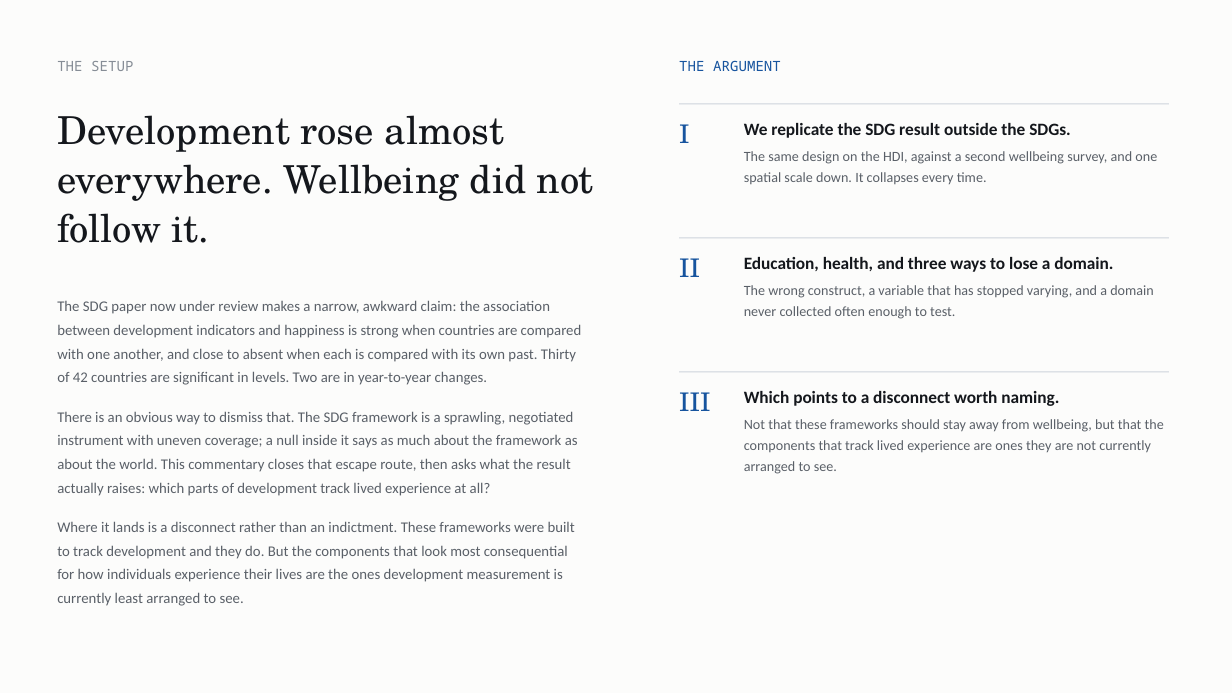
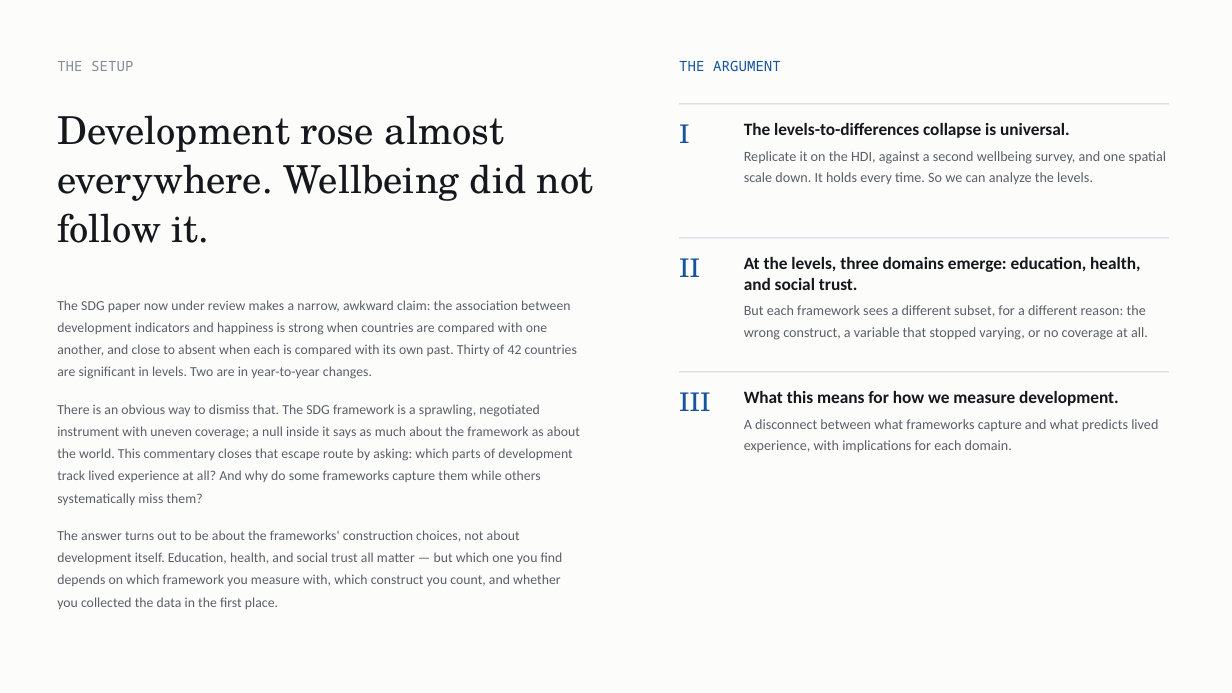
Before and after one commit to cwejnert/HDI-Happiness, a slide deck: slide 2 of deck/Measured_Where_It_Varies.pptx. Drawn at 1232x693 pixels with LibreOffice and Linux fonts; fonts in the diff are those of the drawing. Boxes give left, top, right and bottom in pixels: in the first picture for what was removed or moved away, otherwise in the second. Text is boxed around its words. In the diff, an @@ line names an element or a change of style, - is before the commit and + after.

```diff
--- a/deck/Measured_Where_It_Varies.pptx
+++ b/deck/Measured_Where_It_Varies.pptx
@@ text at [744, 123, 1167, 185]: text changed @@
-We replicate the SDG result outside the SDGs.
-The same design on the HDI, against a second wellbeing survey, and one spatial scale down. It collapses every time.
+The levels-to-differences collapse is universal.
+Replicate it on the HDI, against a second wellbeing survey, and one spatial scale down. It holds every time. So we can analyze the levels.
@@ text at [744, 257, 1148, 340]: text changed @@
-Education, health, and three ways to lose a domain.
-The wrong construct, a variable that has stopped varying, and a domain never collected often enough to test.
+At the levels, three domains emerge: education, health, and social trust.
+But each framework sees a different subset, for a different reason: the wrong construct, a variable that stopped varying, or no coverage at all.
@@ text at [57, 300, 577, 379]: size 11.5 to 10.8 pt in "The SDG paper now under review makes ..." @@
@@ text at [57, 404, 580, 609]: text changed; size 11.5 to 10.8 pt @@
-There is an obvious way to dismiss that. The SDG framework is a sprawling, negotiated instrument with uneven coverage; a null inside it says as much about the framework as about the world. This commentary closes that escape route, then asks what the result actually raises: which parts of development track lived experience at all?
-Where it lands is a disconnect rather than an indictment. These frameworks were built to track development and they do. But the components that look most consequential for how individuals experience their lives are the ones development measurement is currently least arranged to see.
+There is an obvious way to dismiss that. The SDG framework is a sprawling, negotiated instrument with uneven coverage; a null inside it says as much about the framework as about the world. This commentary closes that escape route by asking: which parts of development track lived experience at all? And why do some frameworks capture them while others systematically miss them?
+The answer turns out to be about the frameworks' construction choices, not about development itself. Education, health, and social trust all matter — but which one you find depends on which framework you measure with, which construct you count, and whether you collected the data in the first place.
@@ text at [744, 391, 1158, 453]: text changed @@
-Which points to a disconnect worth naming.
-Not that these frameworks should stay away from wellbeing, but that the components that track lived experience are ones they are not currently arranged to see.
+What this means for how we measure development.
+A disconnect between what frameworks capture and what predicts lived experience, with implications for each domain.
```
Also in this commit, not shown: 17 other slides changed, 4 slides added, 24 slides removed, 2 other files.
